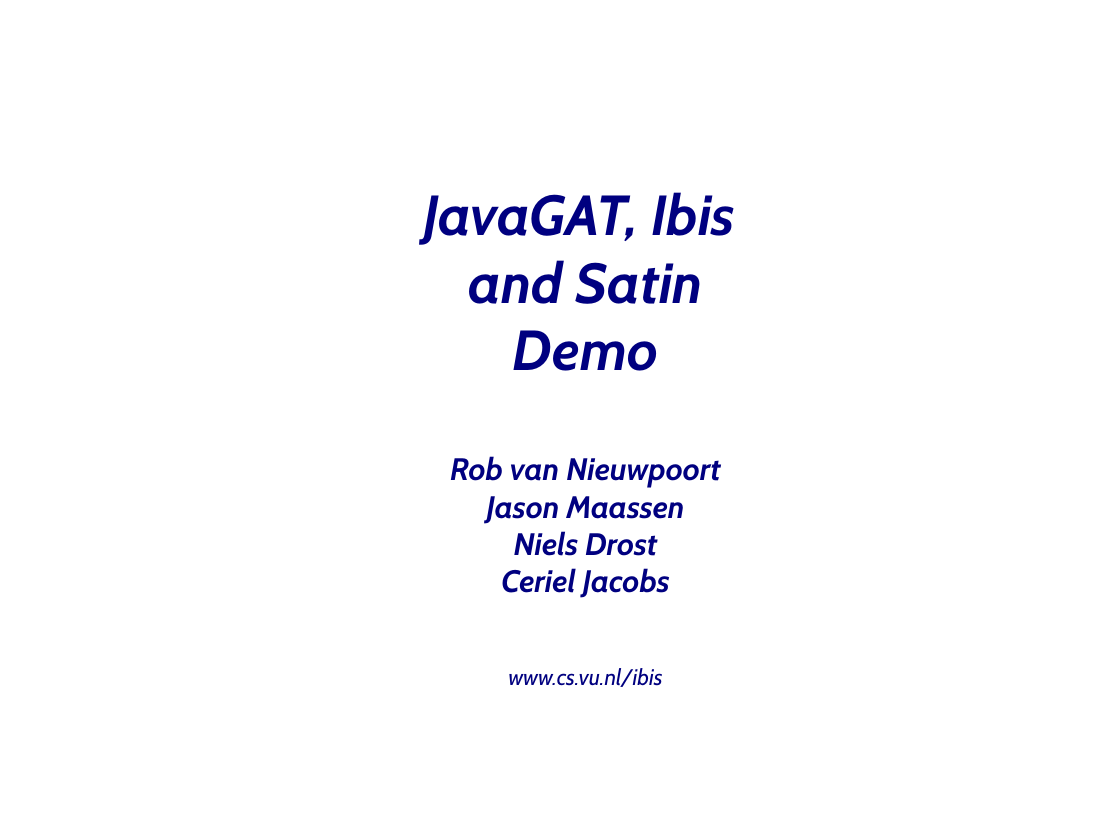
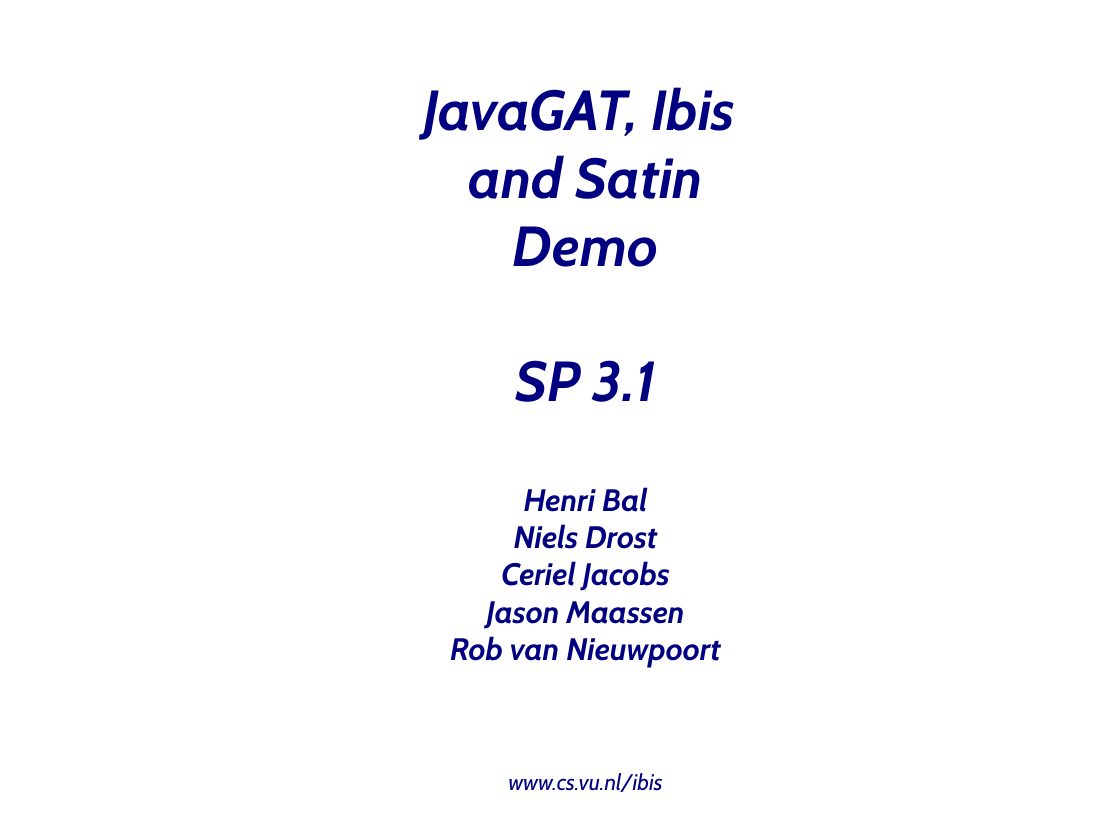
Before and after one commit to JungleComputing/barnes-demo, a slide deck: slide 1 of presentation.odp. Drawn at 1120x840 pixels with LibreOffice and Linux fonts; fonts in the diff are those of the drawing; background and template pictures are left out. Boxes give left, top, right and bottom in pixels: in the first picture for what was removed or moved away, otherwise in the second. Text is boxed around its words. In the diff, an @@ line names an element or a change of style, - is before the commit and + after.

```diff
--- a/presentation.odp
+++ b/presentation.odp
@@ title at box(423, 87, 735, 792): text changed @@
-JavaGAT, Ibis
-and Satin
-Demo
-Rob van Nieuwpoort
-Jason Maassen
-Niels Drost
-Ceriel Jacobs
-www.cs.vu.nl/ibis
+JavaGAT, Ibis
+and Satin
+Demo
+SP 3.1
+Henri Bal
+Niels Drost
+Ceriel Jacobs
+Jason Maassen
+Rob van Nieuwpoort
+www.cs.vu.nl/ibis
```
Also in this commit, not shown: 3 other slides changed.
